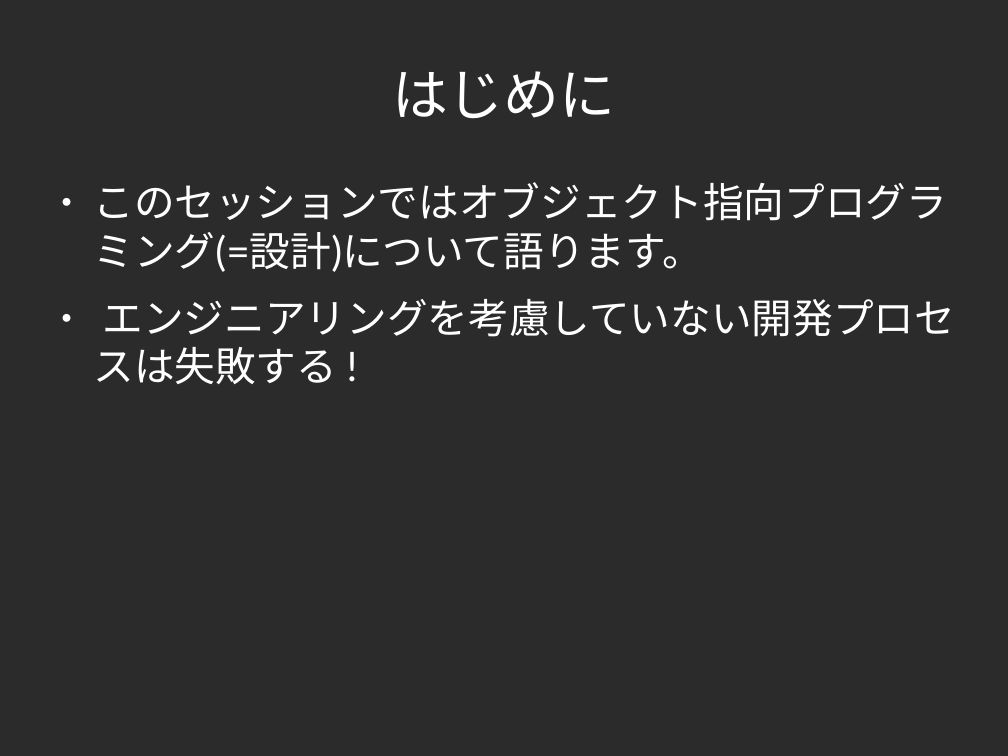
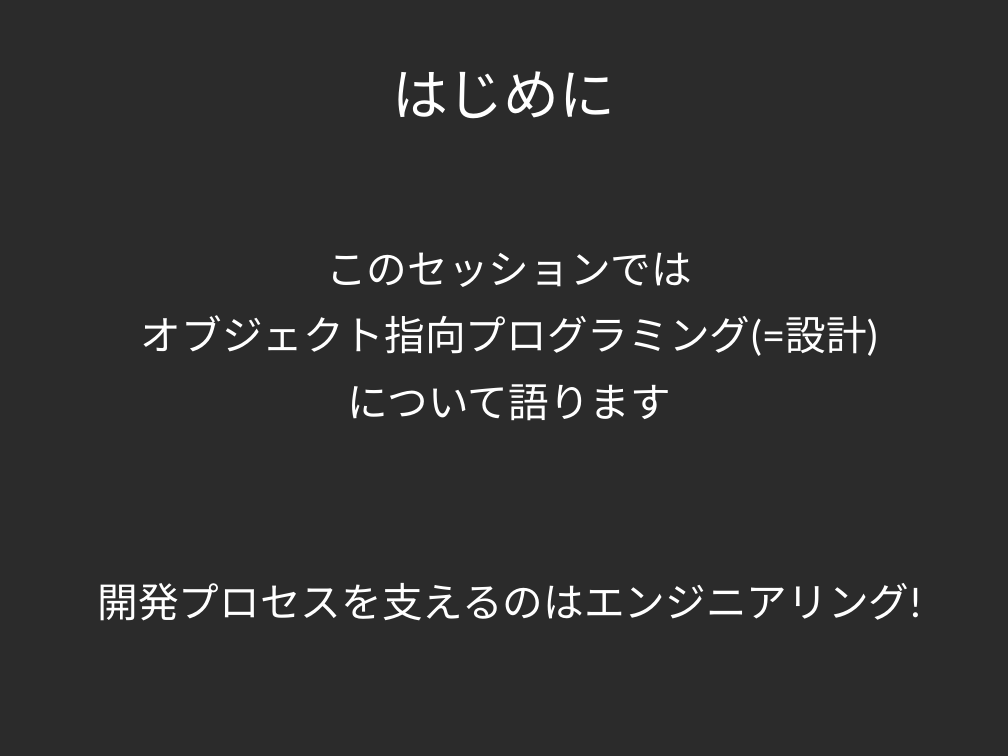
Before and after one commit to yojik/yojik-lib, a slide deck: slide 4 of 2009devsumi/oo_exercise/doc/devsum.odp. Drawn at 1008x756 pixels with LibreOffice and Linux fonts; fonts in the diff are those of the drawing; background and template pictures are left out; a plain dark background stands for a picture behind light text. Boxes give left, top, right and bottom in pixels: in the first picture for what was removed or moved away, otherwise in the second. Text is boxed around its words. In the diff, an @@ line names an element or a change of style, - is before the commit and + after.

```diff
--- a/2009devsumi/oo_exercise/doc/devsum.odp
+++ b/2009devsumi/oo_exercise/doc/devsum.odp
@@ text at (98,252,921,621): text changed @@
-● このセッションではオブジェクト指向プログラミング(=設計)について語ります。
-● エンジニアリングを考慮していない開発プロセスは失敗する !
+このセッションでは
+オブジェクト指向プログラミング(=設計)
+について語ります
+開発プロセスを支えるのはエンジニアリング!
```
Also in this commit, not shown: 46 other slides changed.
